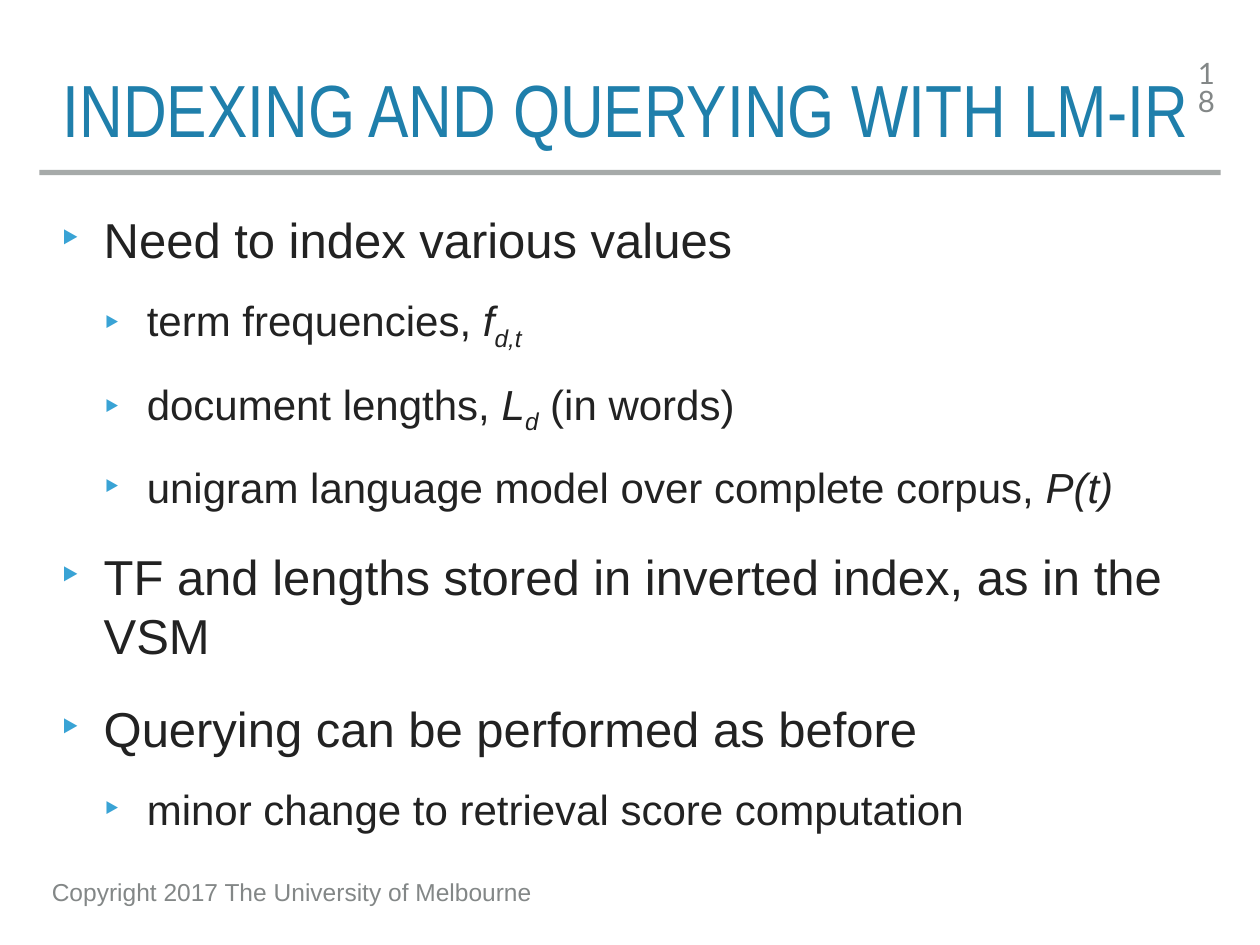
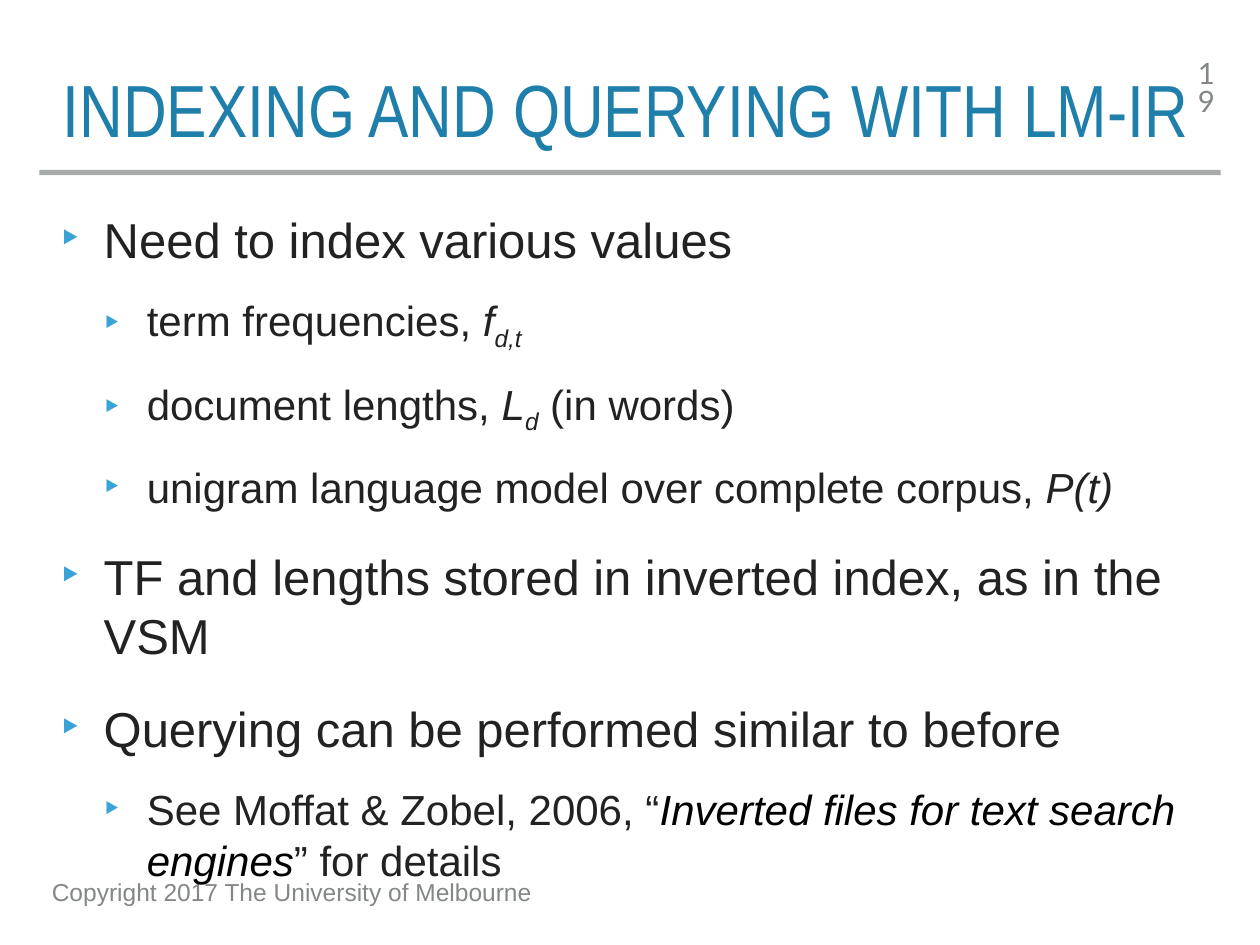
Before and after one commit to trevorcohn/comp90042, a slide deck: slide 19 of slides/WSTA_L17_bm25_lmir.pptx (slide 18 before the commit). Drawn at 1260x945 pixels with LibreOffice and Linux fonts; fonts in the diff are those of the drawing. Boxes give left, top, right and bottom in pixels: in the first picture for what was removed or moved away, otherwise in the second. Text is boxed around its words. In the diff, an @@ line names an element or a change of style, - is before the commit and + after.

```diff
--- a/slides/WSTA_L17_bm25_lmir.pptx
+++ b/slides/WSTA_L17_bm25_lmir.pptx
@@ text at (104,711,1175,884): text changed @@
-‣ Querying can be performed as before
-  ‣ minor change to retrieval score computation
+‣ Querying can be performed similar to before
+  ‣ See Moffat & Zobel, 2006, “Inverted files for text search engines” for details
```
Also in this commit, not shown: 6 other slides changed, 1 slide added, 1 other file.
